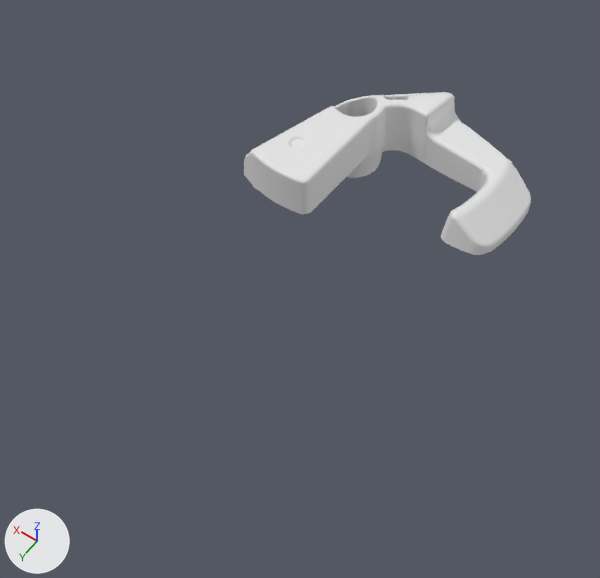
The OBJ model PadForge.App/3DModels/SteamController/RightGrip.obj as it was, and as the next commit left it.
Camera for both pictures: a 50 mm lens placed at (14.2, 87.0, 95.3), pointed at (52.3, 33.7, 11.5). Lighting does not change. The marker at lower left points along +X, +Y and +Z. The older version comes first. Where no turn or scale is listed for an object, it has been applied to the vertices. Vertices at exactly the same position are counted once.

In view in the first picture: 'RightGrip'.
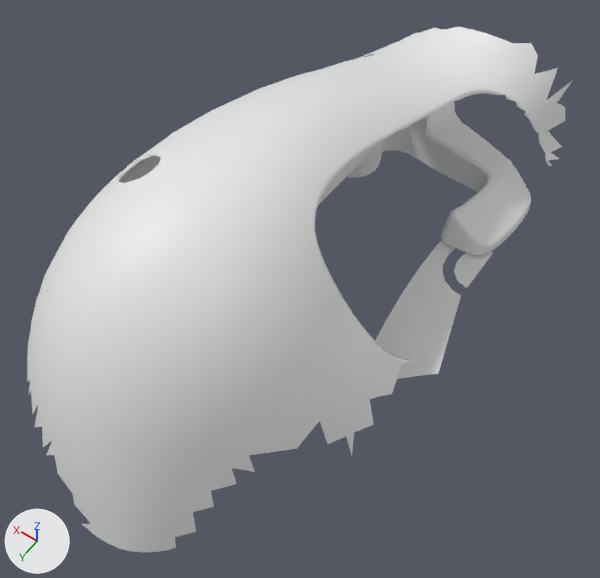
Boxes [x1, y1, x2, y2] around the edits, measured in the pictures (600 x 578 px):
'RightGrip', reshaped (90% wider, 221% taller): before [244, 92, 531, 255]; after [27, 27, 573, 553]
part 1 of me_rightgrip, added: after [27, 27, 573, 553]
part 2 of me_rightgrip, added: after [375, 209, 530, 379]
part 3 of me_rightgrip, added: after [454, 252, 493, 288]

The change, as a list of edits to the scene's bpy script:
```text
Change me_rightgrip:
    used by ob_rightgrip; location = (0.0, 0.0, 0.0)
    verts and faces of me_rightgrip; kept vertices keep their numbers, new ones are numbered from 2186
    remove me_rightgrip.from_pydata(...)  # 2186 vertices, 4371 faces; spans x 36.1..74.3, y -11.2..19.8, z 1.7..13.4
    add me_rightgrip.from_pydata(...)  # 3171 vertices, 5973 faces; spans x 33.0..78.9, y -11.2..70.8, z -2.4..33.6
    me_rightgrip part 1: a new loose piece of 828 vertices spanning x 35.4..78.9, y -9.7..70.8, z 1.2..33.6
    me_rightgrip part 2: a new loose piece of 33 vertices spanning x 33.0..44.1, y -3.0..37.2, z 4.5
    me_rightgrip part 3
    add verts[2186] = (36.8, 15.8, 4.5)  # pixel (466, 288)
    add verts[2187] = (40.2, 12.3, 4.5)  # pixel (456, 261)
    add verts[2188] = (39.8, 14.1, 4.5)  # pixel (453, 270)
    add verts[2189] = (38.5, 15.3, 4.5)  # pixel (457, 280)
    add verts[2190] = (40.2, 11.2, 4.5)  # pixel (460, 256)
    add verts[2191] = (36.8, 7.8, 4.5)  # pixel (493, 252)
    add verts[2192] = (38.5, 8.2, 4.5)
    add verts[2193] = (39.8, 9.5, 4.5)
    add faces += [(2187, 2188, 2189), (2186, 2187, 2189), (2186, 2191, 2187), (2187, 2191, 2190), (2191, 2192, 2193), (2190, 2191, 2193)]
    other edits to the shape of me_rightgrip do not show in these pictures
```
